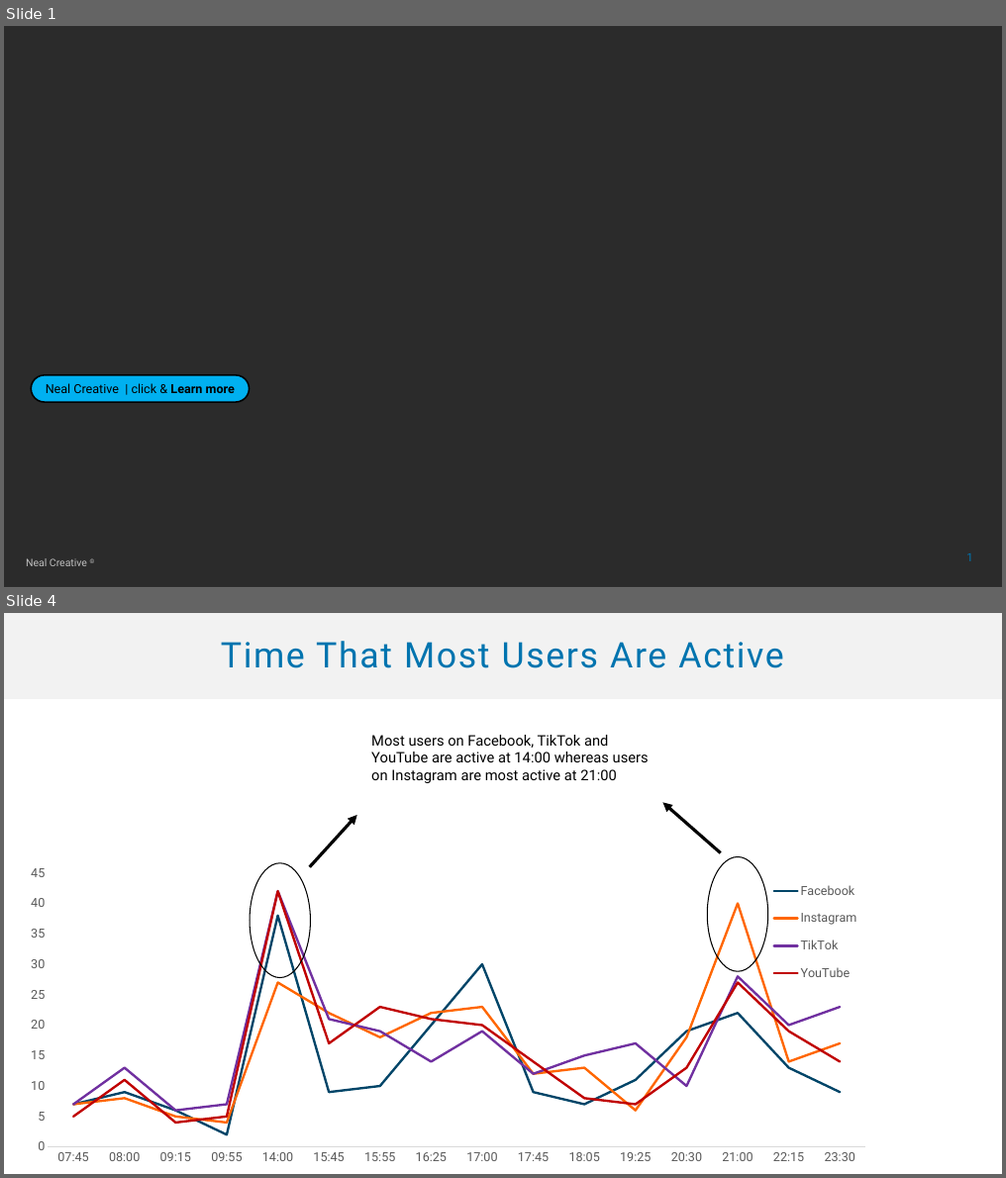
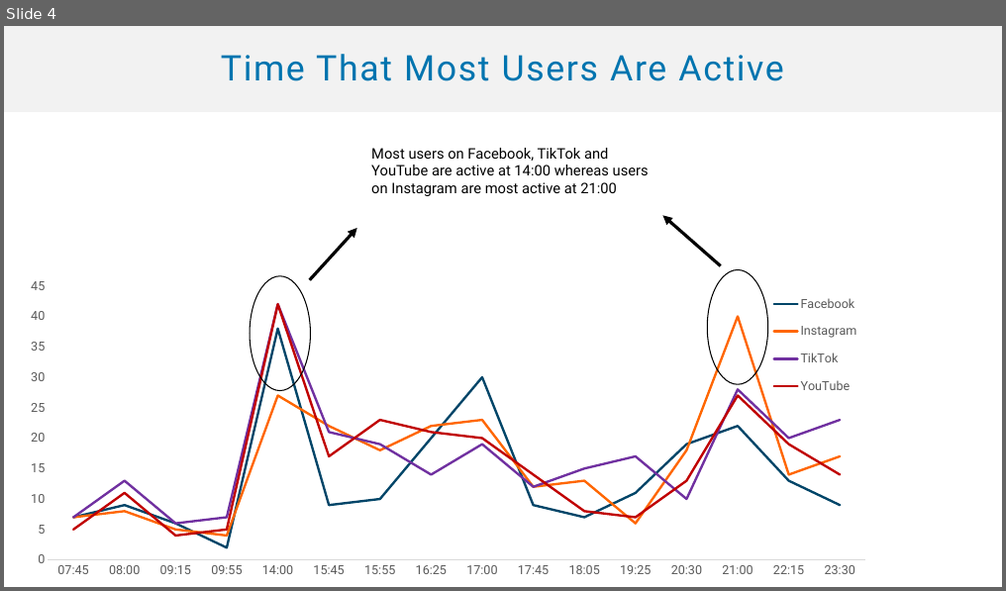
Before and after one commit to manavramesar/social-media-behaviour, a slide deck: Social Media Analysis Presentation.pptx. Shown one above the other, each under a label of ours: slides 1 and 4 before the commit, slide 4 after it; the slides between them are not shown. The pictures are 1006x1178 and 1006x591 pixels, drawn with LibreOffice and Linux fonts; fonts in the diff are those of the drawing; background and template pictures are left out; a plain dark background stands for a picture behind light text. Boxes give left, top, right and bottom in pixels: in the first picture for what was removed or moved away, otherwise in the second. Text is boxed around its words. In the diff, an @@ line names an element or a change of style, - is before the commit and + after.

```diff
--- a/Social Media Analysis Presentation.pptx
+++ b/Social Media Analysis Presentation.pptx
@@ slide 1 removed at [4,26,1002,587], background picture (left out) @@
@@ rounded rectangle removed at [31,375,249,402] @@
-Neal Creative | click & Learn more
@@ text removed at [26,559,87,567] @@
-Neal Creative ©
@@ page number removed at [966,554,972,562] @@
-1
```
Also in this commit, not shown: 2 slides changed, 1 slide added.
